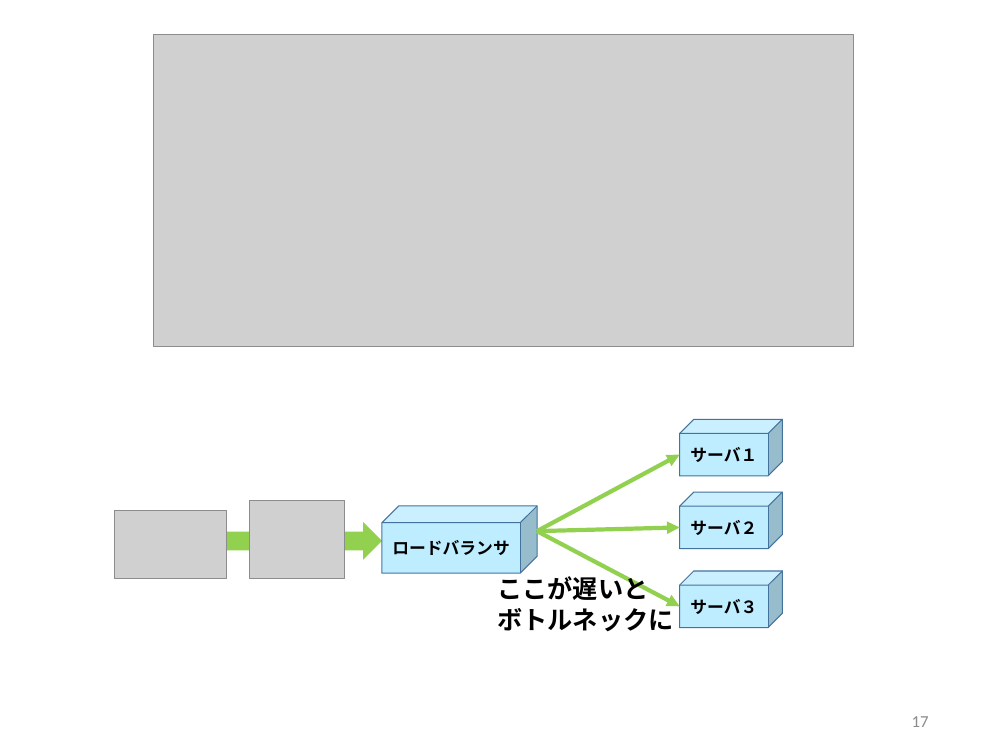
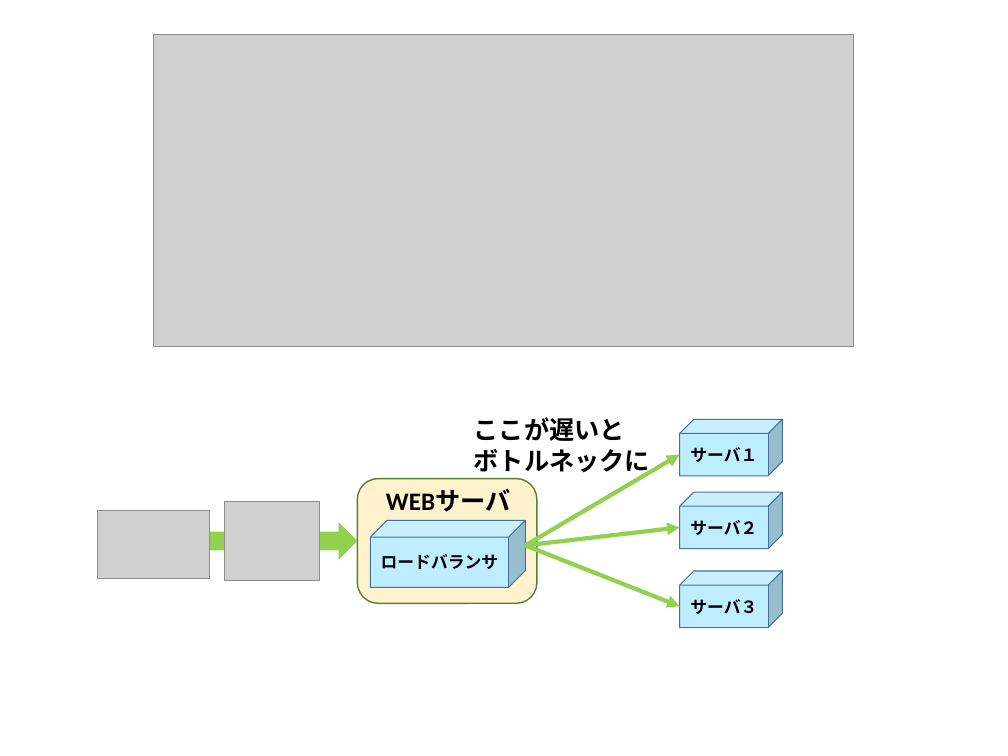
Before and after one commit to kait-takanolab/1821086_matsuo_thesis, a slide deck: slide 17 of meeting/1821086_matsuo_Chart.pptx. Drawn at 1008x756 pixels with LibreOffice and Linux fonts; fonts in the diff are those of the drawing; grey boxes stand for pictures. Boxes give left, top, right and bottom in pixels: in the first picture for what was removed or moved away, otherwise in the second. Text is boxed around its words. In the diff, an @@ line names an element or a change of style, - is before the commit and + after.

```diff
--- a/meeting/1821086_matsuo_Chart.pptx
+++ b/meeting/1821086_matsuo_Chart.pptx
@@ text "ここが遅いと ボトルネックに": place and size @@
-text "ここが遅いと ボトルネックに" at <box>497,573,673,632</box>
+text "ここが遅いと ボトルネックに" at <box>474,417,650,476</box>
@@ rounded rectangle added at <box>358,479,537,604</box>, fill #FFF2CC, outline #548235 1 pt @@
@@ arrow moved from (537, 531) - (679, 455) to (525, 545) - (679, 455) @@
@@ picture: place and size @@
-picture at <box>250,500,345,579</box>
+picture at <box>224,502,319,581</box>
@@ text added at <box>386,490,511,512</box>, 18 pt, text #000000, bold @@
+WEBサーバ
@@ picture: place and size @@
-picture at <box>114,510,226,579</box>
+picture at <box>98,510,210,579</box>
@@ right arrow: place and size @@
-right arrow at <box>202,522,382,559</box>
+right arrow at <box>202,522,358,559</box>
@@ cube "ロードバランサ": place and size @@
-cube "ロードバランサ" at <box>382,506,537,574</box>
+cube "ロードバランサ" at <box>370,520,525,588</box>
@@ arrow moved from (537, 531) - (679, 527) to (525, 545) - (679, 527) @@
@@ arrow moved from (537, 531) - (679, 607) to (525, 545) - (679, 607) @@
@@ page number removed at <box>912,716,929,727</box> @@
-17
```
Also in this commit, not shown: 5 other files.
